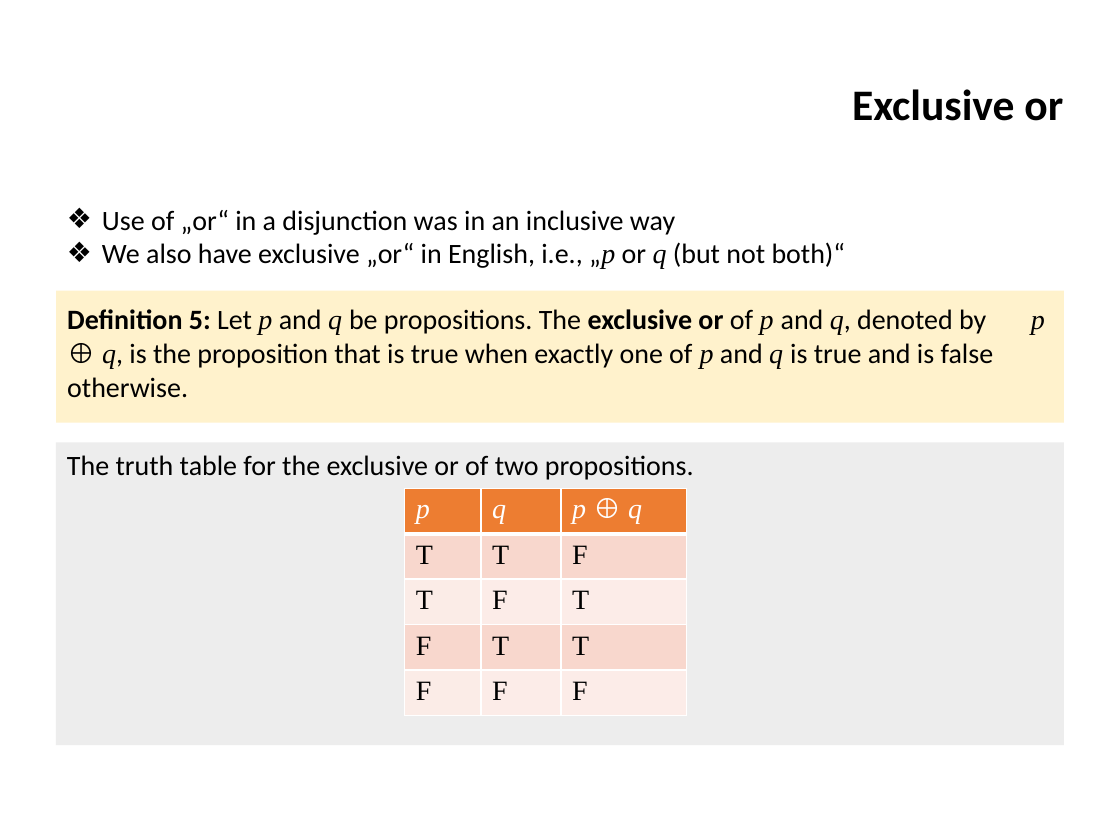
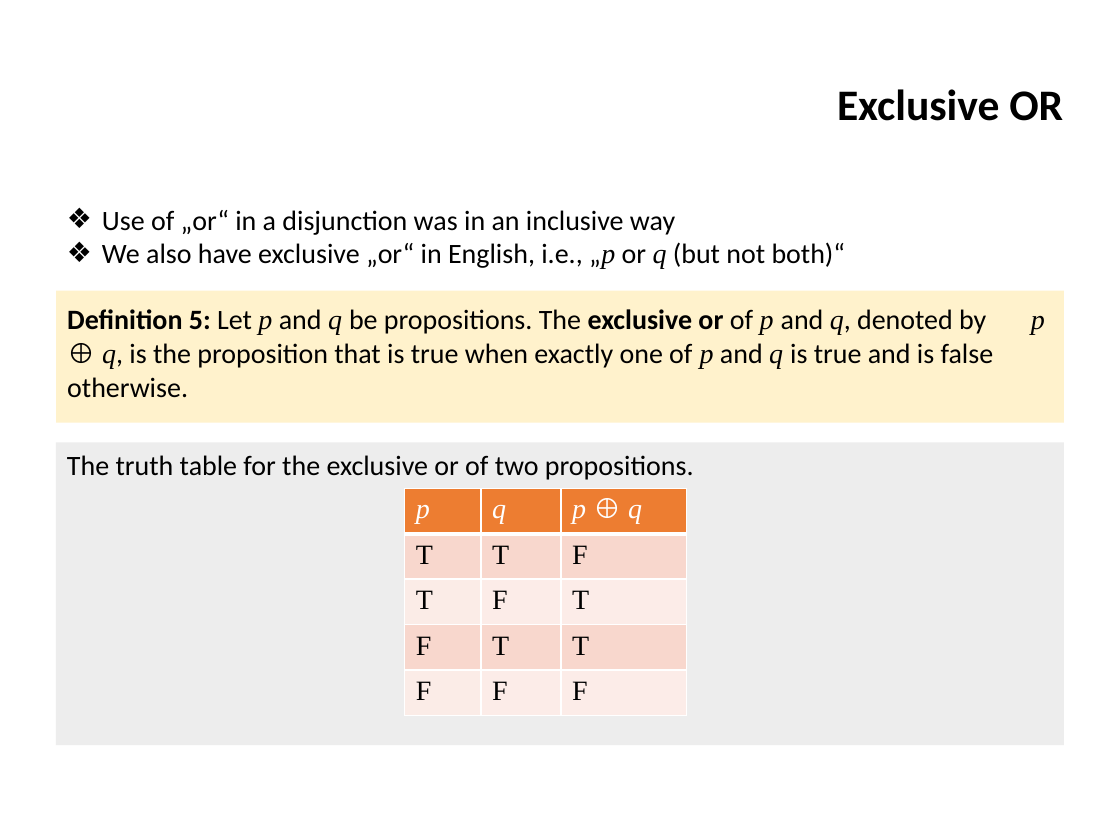
Before and after one commit to ifromm/fcsp, a slide deck: slide 15 of Slides/unit_2_logic.pptx. Drawn at 1120x840 pixels with LibreOffice and Linux fonts; fonts in the diff are those of the drawing; background and template pictures are left out. Boxes give left, top, right and bottom in pixels: in the first picture for what was removed or moved away, otherwise in the second. Text is boxed around its words. In the diff, an @@ line names an element or a change of style, - is before the commit and + after.

```diff
--- a/Slides/unit_2_logic.pptx
+++ b/Slides/unit_2_logic.pptx
@@ title at box(837, 89, 1063, 121): text changed @@
-Exclusive or
+Exclusive OR
```
Also in this commit, not shown: 3 other slides changed.
